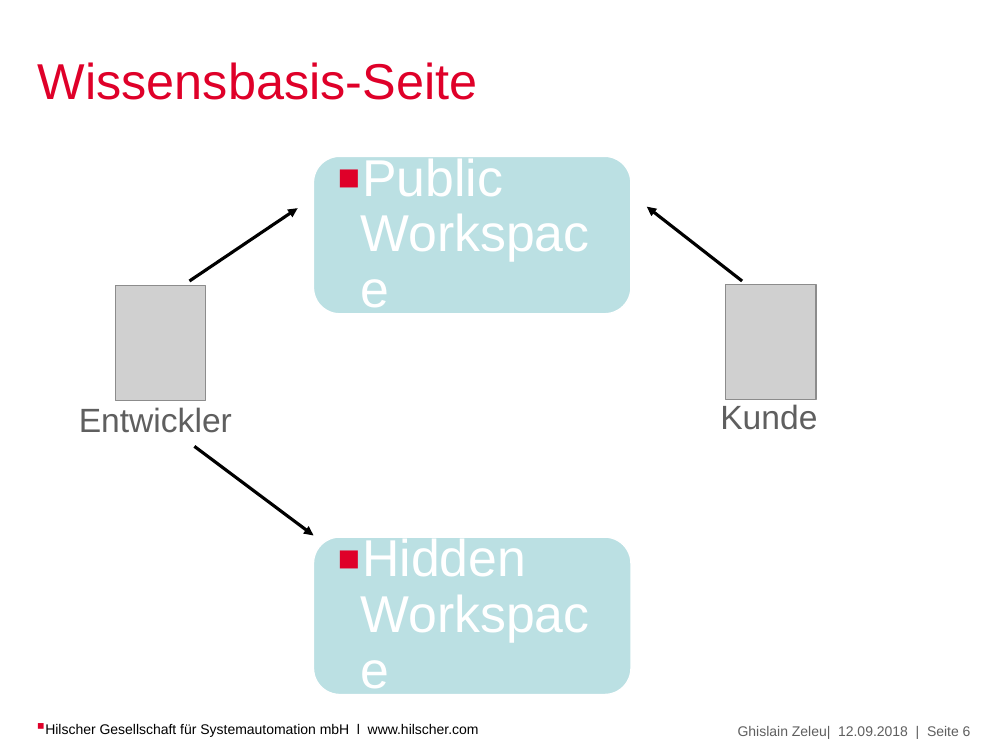
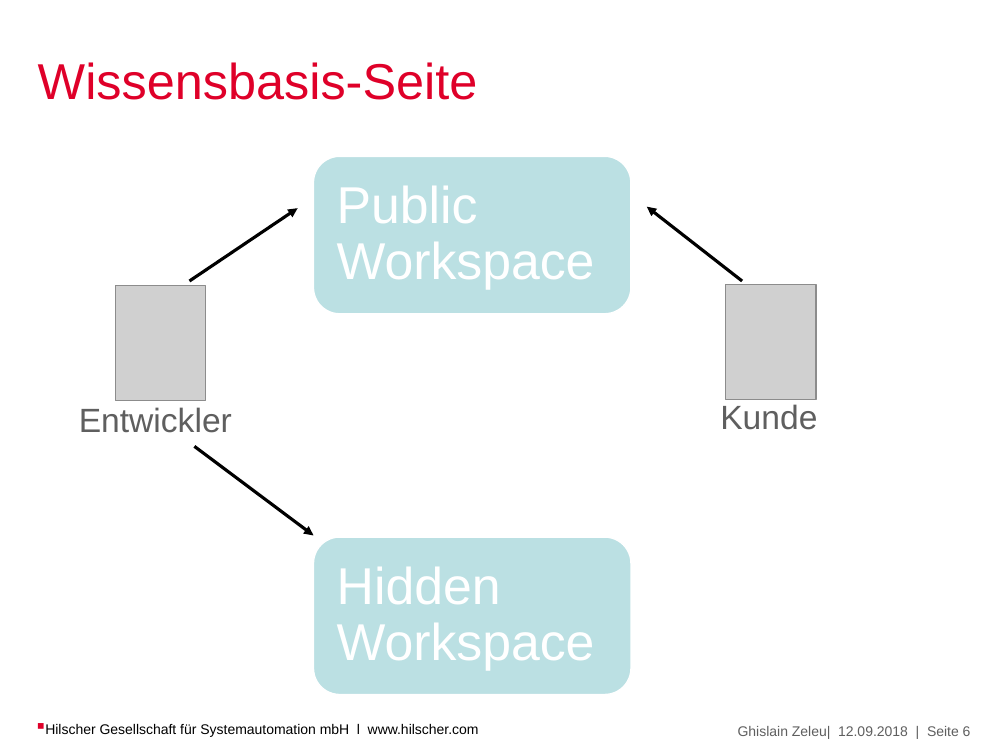
Before and after one commit to Ghislain1/zoe-fb-app, a slide deck: slide 6 of Topology-Editor.pptx. Drawn at 1008x756 pixels with LibreOffice and Linux fonts; fonts in the diff are those of the drawing; grey boxes stand for pictures; background and template pictures are left out. Boxes give left, top, right and bottom in pixels: in the first picture for what was removed or moved away, otherwise in the second. Text is boxed around its words. In the diff, an @@ line names an element or a change of style, - is before the commit and + after.

```diff
--- a/Topology-Editor.pptx
+++ b/Topology-Editor.pptx
@@ text "Public Workspace" at [337,186,595,290]: bullet ▪ to none @@
@@ text "Hidden Workspace" at [337,567,595,671]: bullet ▪ to none @@
```
Also in this commit, not shown: 3 other slides changed, 1 slide added.
